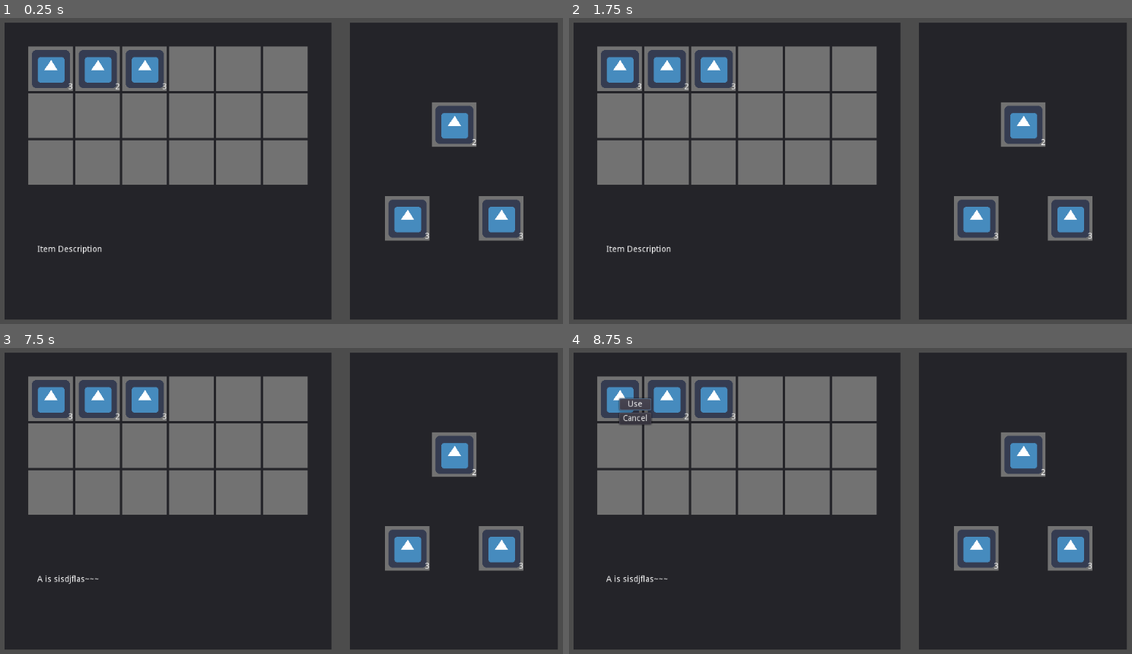
Above: before the commit, frames 1-4 (two rows, left to right).
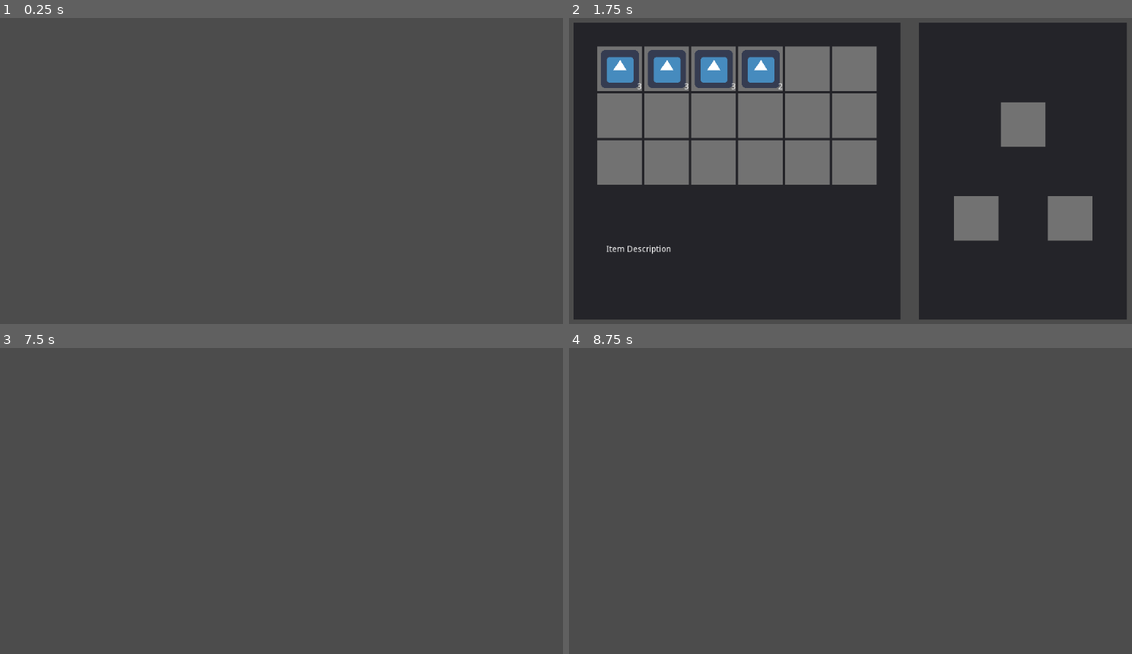
Above: after the commit, the same moments.

Repository: yeduk3/CMP_Godot_TeamProject
Game: Godot game, scene res://YongKyu/Scenes/IntegratedInventory.tscn
Same seed, same stepped clock (60 frames per second), same inputs: the game is played once before the commit and once after it. The project has no main scene, so this scene is started directly. The engine's default icon, where the game draws it, is replaced by a stand-in: a white triangle on a blue panel in a dark square.
Inputs (mouse positions are in pixels of both pictures, inside the frame that each line leads up to):
- Up to frame 1 (0.25 s): no input
- Up to frame 2 (1.75 s): tap Enter at 0.5 s; move the mouse to (974, 125) at 0.52 s; press the mouse at (974, 125) at 0.53 s; hold D (right) 0.53-1.28 s; right-click (974, 125) at 0.8 s; tap Space at 1.25 s; move the mouse to (1025, 125) at 1.27 s; release the mouse at (1025, 125) at 1.28 s; hold S (down) from 1.28 s (still down); right-click (1025, 125) at 1.35 s; click (1025, 125) at 1.42 s; tap Tab (tab, bound only after the commit) at 1.55 s
- Up to frame 3 (7.5 s): tap Enter at 2, 3.5 s; move the mouse to (501, 455) at 2.02 s; release S (down) at 2.03 s; hold D (right) 2.03-2.78 s; hold Tab (tab, bound only after the commit) 2.03-2.78 s; click (501, 455) at 2.3 s; tap Space at 2.75, 4.25 s; move the mouse to (405, 501) at 2.77 s; hold W (up) 2.78-3.53 s; click (405, 501) at 2.85 s; right-click (405, 501) at 3.05 s; move the mouse to (456, 501) at 3.52 s; hold Right mouse button (right_click) 3.53-4.28 s; hold A (left) 3.53-5.03 s; click (456, 501) at 3.67 s; tap Tab (tab, bound only after the commit) at 3.8, 4.35, 6.05 s; move the mouse to (501, 501) at 4.27 s; click (501, 501) at 4.55 s; move the mouse to (405, 546) at 5.02 s; press the mouse at (405, 546) at 5.03 s; hold S (down) 5.03-5.78 s; right-click (405, 546) at 5.3 s; move the mouse to (456, 546) at 5.77 s; release the mouse at (456, 546) at 5.78 s; hold D (right) 5.78-6.53 s; right-click (456, 546) at 5.85 s; click (456, 546) at 5.92 s; move the mouse to (501, 546) at 6.52 s; hold W (up) 6.53-7.28 s; hold Tab (tab, bound only after the commit) 6.53-7.28 s; click (501, 546) at 6.8 s; move the mouse to (50, 400) at 7.27 s; hold D (right) from 7.28 s (still down); click (50, 400) at 7.35 s
- Up to frame 4 (8.75 s): right-click (619, 400) at 7.55 s; release D (right) at 8 s; click (636, 403) at 8 s, where only the run before the commit has a clickable "Use"

The runs differ from the first frame. In frame 1, 89% of the frame differs, in the area x 0-100%, y 1-99%; in frame 2, 3.4%; in frame 3, 89%; in frame 4, 89%.

Commit message:
Edit Integrated Inventory - Send item from inven. to making

Diff:
--- a/YongKyu/Scenes/IntegratedInventory.tscn
+++ b/YongKyu/Scenes/IntegratedInventory.tscn
@@ -1,23 +1,20 @@
-[gd_scene load_steps=4 format=2]
+[gd_scene load_steps=5 format=2]
 
 [ext_resource path="res://YongKyu/Scenes/Inventory.tscn" type="PackedScene" id=1]
 [ext_resource path="res://YongKyu/Scenes/PlayerInformation.tscn" type="PackedScene" id=2]
 [ext_resource path="res://YongKyu/Scenes/MakingTable.tscn" type="PackedScene" id=3]
+[ext_resource path="res://YongKyu/Scripts/IntegratedInventory.gd" type="Script" id=4]
 
 [node name="IntegratedInventory" type="Control"]
 anchor_right = 1.0
 anchor_bottom = 1.0
+script = ExtResource( 4 )
 
-[node name="Panel" type="Panel" parent="."]
-self_modulate = Color( 1, 1, 1, 0 )
-anchor_right = 1.0
-anchor_bottom = 1.0
+[node name="Inventory" parent="." instance=ExtResource( 1 )]
 
-[node name="PlayerInformation" parent="Panel" instance=ExtResource( 2 )]
+[node name="PlayerInformation" parent="." instance=ExtResource( 2 )]
 visible = false
 margin_right = -40.0
 margin_bottom = -40.0
 
-[node name="MakingTable" parent="Panel" instance=ExtResource( 3 )]
-
-[node name="Inventory" parent="Panel" instance=ExtResource( 1 )]
+[node name="MakingTable" parent="." instance=ExtResource( 3 )]
--- a/YongKyu/Scenes/Inventory.tscn
+++ b/YongKyu/Scenes/Inventory.tscn
@@ -25,18 +25,28 @@
 anchor_bottom = 0.9
 text = "Item Description"
 
-[node name="UsageButtons" type="VBoxContainer" parent="InventoryPanel"]
+[node name="ItemButtons" type="VBoxContainer" parent="InventoryPanel"]
 visible = false
 margin_right = 40.0
 margin_bottom = 40.0
 
-[node name="Button" type="Button" parent="InventoryPanel/UsageButtons"]
+[node name="UseButton" type="Button" parent="InventoryPanel/ItemButtons"]
 margin_right = 54.0
 margin_bottom = 20.0
 text = "Use"
 
-[node name="Button2" type="Button" parent="InventoryPanel/UsageButtons"]
+[node name="MakeButton" type="Button" parent="InventoryPanel/ItemButtons"]
 margin_top = 24.0
 margin_right = 54.0
 margin_bottom = 44.0
+text = "Make"
+
+[node name="CancelButton" type="Button" parent="InventoryPanel/ItemButtons"]
+margin_top = 48.0
+margin_right = 54.0
+margin_bottom = 68.0
 text = "Cancel"
+
+[connection signal="pressed" from="InventoryPanel/ItemButtons/UseButton" to="." method="_on_UseButton_pressed"]
+[connection signal="pressed" from="InventoryPanel/ItemButtons/MakeButton" to="." method="_on_MakeButton_pressed"]
+[connection signal="button_down" from="InventoryPanel/ItemButtons/CancelButton" to="." method="_on_CancelButton_button_down"]
--- a/YongKyu/Scenes/PlayerInformation.tscn
+++ b/YongKyu/Scenes/PlayerInformation.tscn
@@ -3,8 +3,10 @@
 [node name="PlayerInformation" type="Control"]
 anchor_right = 1.0
 anchor_bottom = 1.0
-margin_right = -624.0
-margin_bottom = -100.0
+margin_left = 627.0
+margin_top = 49.0
+margin_right = -47.0
+margin_bottom = -51.0
 
 [node name="Panel" type="Panel" parent="."]
 anchor_right = 1.0
--- /dev/null
+++ b/YongKyu/Scripts/IntegratedInventory.gd
@@ -0,0 +1,49 @@
+extends Control
+
+var states : Dictionary
+
+onready var inventory = $Inventory
+onready var player_information = $PlayerInformation
+onready var making_table = $MakingTable
+
+func _ready():
+	states = {
+		"PlayerInfo" : 0,
+		"Making" : 1
+	}
+	close()
+
+	inventory.connect("ingredient_of_making", self, "_on_put_ingredient")
+
+func open_with(mode):
+	if states[mode] == 0:
+		inventory.visible = true
+		player_information.visible = true
+		making_table.visible = false
+		visible = true
+	elif states[mode] == 1:
+		inventory.visible = true
+		player_information.visible = false
+		making_table.visible = true
+		visible = true
+	else:
+		print("Nonexist mode. Please check.")
+
+func close():
+	inventory.visible = false
+	player_information.visible = false
+	making_table.visible = false
+	visible = false
+
+	inventory.item_buttons_off()
+
+func _input(event):
+	if event.is_action_pressed("tab"):
+		if visible:
+			close()
+		else:
+			open_with("Making")
+
+
+func _on_put_ingredient(name):
+	making_table.add_item(Item.get_new_item_data(name), 1)
--- a/YongKyu/Scripts/Inventory.gd
+++ b/YongKyu/Scripts/Inventory.gd
@@ -1,6 +1,9 @@
 extends ItemTable
 
-# in invectory.tscn, downside _enter_tree() execution and after upside _ready() execution
+signal ingredient_of_making(name)
+
+onready var item_buttons = $InventoryPanel/ItemButtons
+var selected_item_index
 
 func _enter_tree():
 	print("Inventory Enter Tree")
@@ -12,10 +15,42 @@
 
 func _ready():
 	print("Inventory Ready")
+
+	item_buttons.add_constant_override("separation", 0)
+
 	add_item(Item.get_new_item_data("A"), 3)
 	add_item(Item.get_new_item_data("B"), 3)
 	add_item(Item.get_new_item_data("D"), 3)
+	add_item(Item.get_new_item_data("Vision Cure"), 2)
 
-	remove_item(1)
+#
+# buttons
+#
 
-	add_item(Item.get_new_item_data("Vision Cure"), 2)
+# on buttons
+func _on_triggered_item_buttons(index):
+	item_buttons.rect_position = get_global_mouse_position() - rect_position
+	item_buttons.visible = true
+
+	selected_item_index = index
+
+# off buttons
+func item_buttons_off():
+	item_buttons.visible = false
+
+# click use button
+func _on_UseButton_pressed():
+	add_item_quantity(selected_item_index, -1)
+
+	item_buttons_off()
+
+# click make button
+func _on_MakeButton_pressed():
+	emit_signal("ingredient_of_making", PlayerItem.items[selected_item_index].info["Name"])
+	add_item_quantity(selected_item_index, -1)
+
+	item_buttons_off()
+
+# click cancel button
+func _on_CancelButton_button_down():
+	item_buttons_off()
--- a/YongKyu/Scripts/InventorySlot.gd
+++ b/YongKyu/Scripts/InventorySlot.gd
@@ -1,9 +1,14 @@
 extends ItemSlot
+
+signal triggered_item_buttons(index)
 
 onready var inventory_panel_node = get_parent().get_parent()
 onready var desc_label = inventory_panel_node.get_node("DescriptionLabel")
-onready var usage_buttons = inventory_panel_node.get_node("UsageButtons")
+onready var item_buttons = inventory_panel_node.get_node("ItemButtons")
 onready var inventory_node = inventory_panel_node.get_parent()
+
+func _ready():
+	self.connect("triggered_item_buttons", inventory_node, "_on_triggered_item_buttons")
 
 func _on_InventorySlot_gui_input(event):
 	if not item_in_slot:
@@ -12,10 +17,8 @@
 	if event.is_action_pressed("left_click"):
 		# show information of the item
 		desc_label.text = item_in_slot.info["Description"]
-		usage_buttons.visible = false
+		item_buttons.visible = false
 	# right clicked,
 	elif event.is_action_pressed("right_click"):
 		# show buttons
-		print("RIGHTCLICK")
-		usage_buttons.rect_position = get_global_mouse_position() - inventory_node.rect_position
-		usage_buttons.visible = true
+		emit_signal("triggered_item_buttons", index)
--- a/YongKyu/Scripts/ItemSlot.gd
+++ b/YongKyu/Scripts/ItemSlot.gd
@@ -5,6 +5,7 @@
 onready var item_icon = $ItemIcon
 onready var item_quantity = $ItemQuantity
 var item_in_slot
+var index
 
 # item should be Item.ItemData class
 func set_item(item):
@@ -19,3 +20,6 @@
 		item_quantity.text = ""
 
 		item_in_slot = null
+
+func set_index(_index):
+	index = _index
--- a/YongKyu/Scripts/MakingTable.gd
+++ b/YongKyu/Scripts/MakingTable.gd
@@ -15,6 +15,7 @@
 
 	print("MakingTable Ready")
 
+	"""
 	add_item(Item.get_new_item_data("A"), 3)
 	add_item(Item.get_new_item_data("Hearing Cure"), 3)
 	add_item(Item.get_new_item_data("F"), 3)
@@ -22,3 +23,4 @@
 	remove_item(1)
 
 	add_item(Item.get_new_item_data("Vision Cure"), 2)
+	"""
--- a/YongKyu/Scripts/PlayerItem.gd
+++ b/YongKyu/Scripts/PlayerItem.gd
@@ -1,3 +1,4 @@
+# Singleton
 extends Node
 
 # items array that contains each item's data
--- a/YongKyu/Scripts/SlotContainer.gd
+++ b/YongKyu/Scripts/SlotContainer.gd
@@ -18,6 +18,7 @@
 		var item_slot = ItemSlot.instance()
 		add_child(item_slot)
 		item_slot.set_item(null)
+		item_slot.set_index(index)
 
 	# Inventory - HotBar / MakingTable - MixBar connection
 	control_node.connect("items_changed", self, "_on_items_changed")
--- a/project.godot
+++ b/project.godot
@@ -76,6 +76,11 @@
 "events": [ Object(InputEventMouseButton,"resource_local_to_scene":false,"resource_name":"","device":0,"alt":false,"shi …(212 unchanged characters)…
  ]
 }
+tab={
+"deadzone": 0.5,
+"events": [ Object(InputEventKey,"resource_local_to_scene":false,"resource_name":"","device":0,"alt":false,"shift":false,"control":false,"meta":false,"command":false,"pressed":false,"scancode":16777218,"physical_scancode":0,"unicode":0,"echo":false,"script":null)
+ ]
+}
 
 [physics]
 
